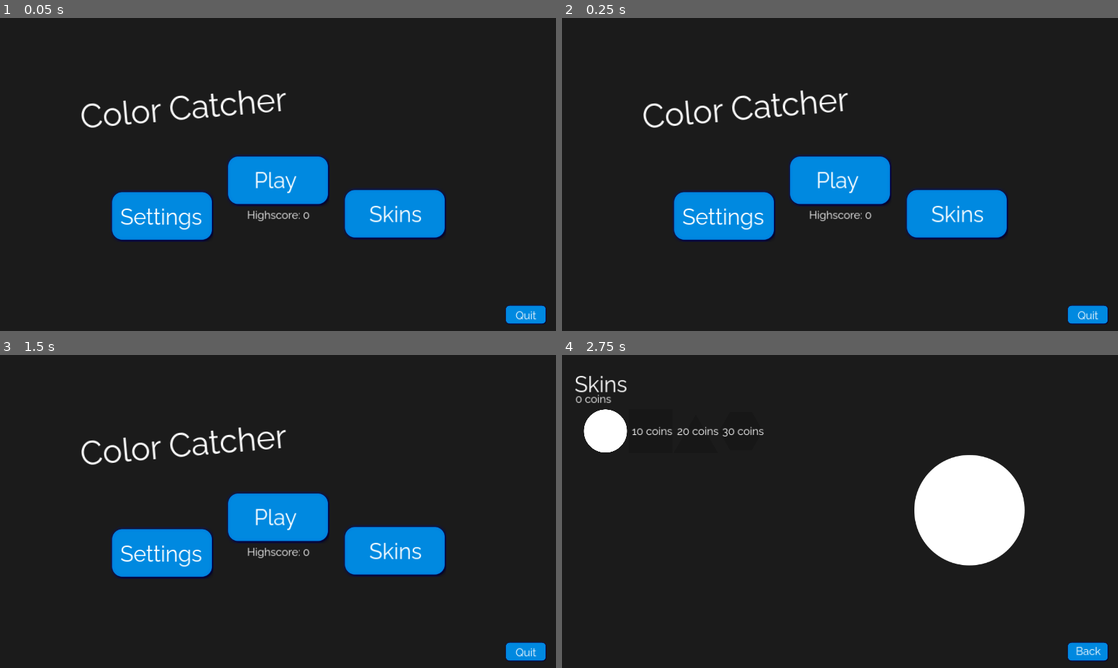
Above: before the commit, frames 1-4 (two rows, left to right).
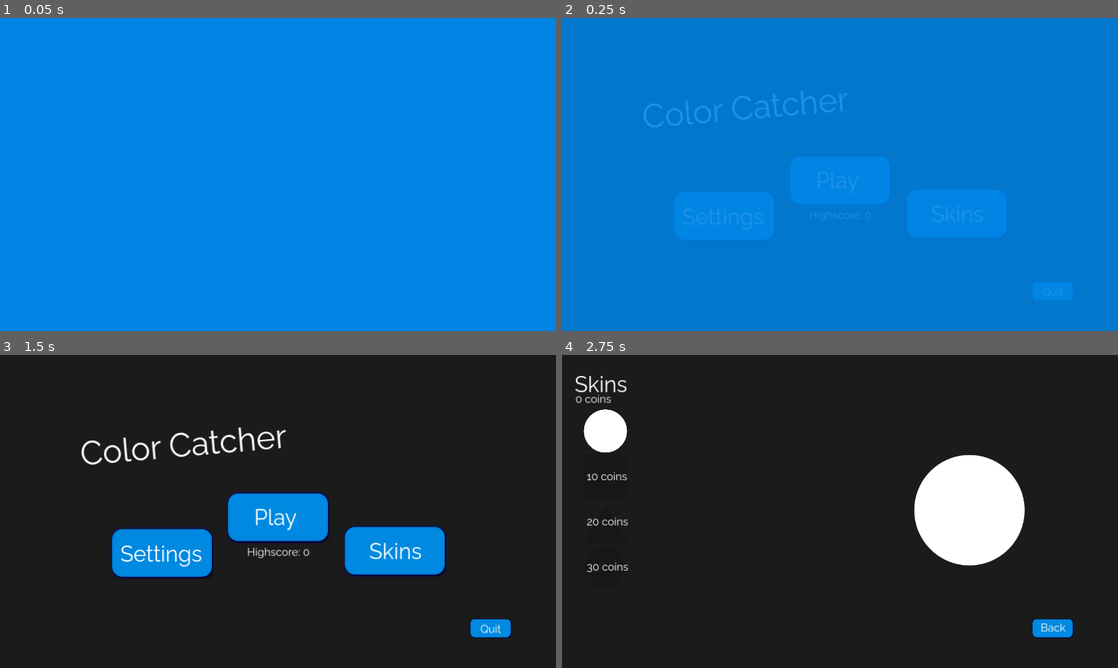
Above: after the commit, the same moments.

Repository: SkyDustGames/color-catcher
Game: Godot game, scene res://scenes/menu.tscn
Two runs of this game, one before a commit and one after it. Both use one fixed random seed, a clock stepped at 60 frames per second and the inputs below.
Inputs:
- Up to frame 1 (0.05 s): no input
- Up to frame 2 (0.25 s): no input
- Up to frame 3 (1.5 s): click "Settings" at 0.5 s; click "Back" at 1.25 s
- Up to frame 4 (2.75 s): click "Skins" at 2 s

The runs differ from the first frame. In frame 1, 92% of the frame differs, in the area x 0-100%, y 0-100%; in frame 2, 92%; in frame 3, 0.9%; in frame 4, 1.4%.

Commit message:
Add sound

Diff:
--- /dev/null
+++ b/default_bus_layout.tres
@@ -0,0 +1,15 @@
+[gd_resource type="AudioBusLayout" format=3 uid="uid://dehl5nj6bruwl"]
+
+[resource]
+bus/1/name = &"Music"
+bus/1/solo = false
+bus/1/mute = false
+bus/1/bypass_fx = false
+bus/1/volume_db = 0.0
+bus/1/send = &"Master"
+bus/2/name = &"Sound Effects"
+bus/2/solo = false
+bus/2/mute = false
+bus/2/bypass_fx = false
+bus/2/volume_db = 0.0
+bus/2/send = &"Master"
--- a/nodes/particle.tscn
+++ b/nodes/particle.tscn
@@ -10,7 +10,6 @@
 colors = PackedColorArray(1, 1, 1, 1, 1, 1, 1, 0)
 
 [node name="PowerupParticles" type="CPUParticles2D"]
-emitting = false
 amount = 100
 one_shot = true
 explosiveness = 1.0
--- a/nodes/powerups/heal.tscn
+++ b/nodes/powerups/heal.tscn
@@ -7,6 +7,7 @@
 process_mode = 1
 max_contacts_reported = 1
 contact_monitor = true
+angular_velocity = 4.36332
 script = ExtResource("1_tbr0l")
 
 [node name="Sprite2D" type="Sprite2D" parent="."]
--- a/nodes/powerups/speed.tscn
+++ b/nodes/powerups/speed.tscn
@@ -7,8 +7,10 @@
 process_mode = 1
 max_contacts_reported = 1
 contact_monitor = true
+angular_velocity = 4.36332
 script = ExtResource("1_5vqkm")
-increase = 10.0
+increase = 50.0
+max_speed = 800.0
 
 [node name="Sprite2D" type="Sprite2D" parent="."]
 scale = Vector2(0.25, 0.25)
--- /dev/null
+++ b/nodes/sound_manager.tscn
@@ -0,0 +1,51 @@
+[gd_scene load_steps=5 format=3 uid="uid://bslcf13kiywpp"]
+
+[ext_resource type="Script" path="res://scripts/SoundManager.gd" id="1_c52bd"]
+
+[sub_resource type="Animation" id="Animation_ny3fe"]
+resource_name = "RESET"
+length = 0.001
+tracks/0/type = "bezier"
+tracks/0/imported = false
+tracks/0/enabled = true
+tracks/0/path = NodePath("MusicPlayer:volume_db")
+tracks/0/interp = 1
+tracks/0/loop_wrap = true
+tracks/0/keys = {
+"handle_modes": PackedInt32Array(0),
+"points": PackedFloat32Array(-80, -0.25, 0, 0.25, 0),
+"times": PackedFloat32Array(0)
+}
+
+[sub_resource type="Animation" id="Animation_yrvaq"]
+resource_name = "fade"
+tracks/0/type = "bezier"
+tracks/0/imported = false
+tracks/0/enabled = true
+tracks/0/path = NodePath("MusicPlayer:volume_db")
+tracks/0/interp = 1
+tracks/0/loop_wrap = true
+tracks/0/keys = {
+"handle_modes": PackedInt32Array(0, 0),
+"points": PackedFloat32Array(-80, -0.25, 0, 0.25, 0, 0, -0.25, 0, 0.25, 0),
+"times": PackedFloat32Array(0, 1)
+}
+
+[sub_resource type="AnimationLibrary" id="AnimationLibrary_oouig"]
+_data = {
+"RESET": SubResource("Animation_ny3fe"),
+"fade": SubResource("Animation_yrvaq")
+}
+
+[node name="SoundManager" type="AudioListener2D"]
+script = ExtResource("1_c52bd")
+default = "the_cool_factor"
+
+[node name="MusicPlayer" type="AudioStreamPlayer2D" parent="."]
+volume_db = -80.0
+bus = &"Music"
+
+[node name="AnimationPlayer" type="AnimationPlayer" parent="."]
+libraries = {
+"": SubResource("AnimationLibrary_oouig")
+}
--- a/nodes/spawner.tscn
+++ b/nodes/spawner.tscn
@@ -8,6 +8,6 @@
 script = ExtResource("1_5yudy")
 time_decrease = 0.1
 min_time = 0.5
-powerup_chance = 0.5
+powerup_chance = 0.3
 
 [connection signal="timeout" from="." to="." method="_on_timeout"]
--- a/project.godot
+++ b/project.godot
@@ -15,15 +15,15 @@
 config/use_custom_user_dir=true
 config/custom_user_dir_name="SkyDust/ColorCatcher"
 config/features=PackedStringArray("4.1", "Mobile")
-boot_splash/bg_color=Color(0.137255, 0.184314, 0.490196, 1)
-boot_splash/image="res://sprites/logo.png"
-boot_splash/fullsize=false
+boot_splash/bg_color=Color(0, 0.517647, 0.898039, 1)
+boot_splash/show_image=false
 config/icon="res://sprites/icon.svg"
 
 [autoload]
 
 Global="*res://scripts/Global.gd"
 SceneTransition="*res://nodes/scene_transition.tscn"
+SoundManager="*res://nodes/sound_manager.tscn"
 
 [display]
 
--- a/scenes/menu.tscn
+++ b/scenes/menu.tscn
@@ -119,10 +119,10 @@
 
 [node name="Quit" type="TextureButton" parent="Main"]
 layout_mode = 0
-offset_left = 1163.0
-offset_top = 660.0
-offset_right = 1258.0
-offset_bottom = 705.0
+offset_left = 1082.0
+offset_top = 606.0
+offset_right = 1177.0
+offset_bottom = 651.0
 texture_normal = ExtResource("3_fjj4i")
 texture_pressed = ExtResource("4_3ja5v")
 texture_hover = ExtResource("5_s5q3h")
@@ -163,10 +163,10 @@
 
 [node name="Back" type="TextureButton" parent="Settings"]
 layout_mode = 0
-offset_left = 1163.0
-offset_top = 660.0
-offset_right = 1258.0
-offset_bottom = 705.0
+offset_left = 1082.0
+offset_top = 606.0
+offset_right = 1177.0
+offset_bottom = 651.0
 texture_normal = ExtResource("3_fjj4i")
 texture_pressed = ExtResource("4_3ja5v")
 texture_hover = ExtResource("5_s5q3h")
@@ -212,7 +212,6 @@
 offset_top = 125.0
 offset_right = 150.0
 offset_bottom = 225.0
-columns = 5
 
 [node name="Template" type="TextureButton" parent="Skins/GridContainer"]
 self_modulate = Color(0.0901961, 0.0901961, 0.0901961, 1)
@@ -258,10 +257,10 @@
 
 [node name="Back" type="TextureButton" parent="Skins"]
 layout_mode = 0
-offset_left = 1163.0
-offset_top = 660.0
-offset_right = 1258.0
-offset_bottom = 705.0
+offset_left = 1082.0
+offset_top = 606.0
+offset_right = 1177.0
+offset_bottom = 651.0
 texture_normal = ExtResource("3_fjj4i")
 texture_pressed = ExtResource("4_3ja5v")
 texture_hover = ExtResource("5_s5q3h")
--- a/scripts/Circle.gd
+++ b/scripts/Circle.gd
@@ -54,6 +54,7 @@
 		Global.save["score"] = highscore
 
 	scoreText.text = "Score: " + str(score)
+	SoundManager.play("collect")
 
 func heal():
 	if lives >= 3:
@@ -69,3 +70,5 @@
 		Global.save.coins += score
 		Global.write_save(Global.save)
 		SceneTransition.change_scene("res://scenes/game_over.tscn")
+		SoundManager.play_music("hush_hamlet")
+	SoundManager.play("explosion")
--- a/scripts/SceneTransition.gd
+++ b/scripts/SceneTransition.gd
@@ -1,4 +1,8 @@
 extends CanvasLayer
+
+func _ready():
+	var animation = $AnimationPlayer
+	animation.play_backwards("dissolve")
 
 func change_scene(target):
 	var animation = $AnimationPlayer
--- a/scripts/Shape.gd
+++ b/scripts/Shape.gd
@@ -9,7 +9,7 @@
 	rotation_degrees = randf_range(-PI, PI)
 
 func _process(_delta):
-	if position.y >= 700:
+	if position.y >= 1000:
 		queue_free()
 
 func handle_player_collision(player):
--- /dev/null
+++ b/scripts/SoundManager.gd
@@ -0,0 +1,38 @@
+extends AudioListener2D
+
+@onready var musicPlayer = $MusicPlayer
+@export var default: String
+var song: AudioStream
+
+func _ready():
+	play_music(default)
+
+func play_music(path):
+	if not path.ends_with(".mp3"):
+		path += ".mp3"
+
+	var newSong = load("res://audio/" + path)
+	var animation = $AnimationPlayer
+	animation.play_backwards("fade")
+	await animation.animation_finished
+	musicPlayer.stop()
+	musicPlayer.stream = newSong
+	musicPlayer.play()
+	animation.play("fade")
+
+	song = newSong
+
+func play(path):
+	if not path.ends_with(".wav"):
+		path += ".wav"
+
+	var sound = load("res://audio/" + path)
+	var player = AudioStreamPlayer2D.new()
+	player.pitch_scale = randf_range(1.0, 1.5)
+	player.bus = "Sound Effects"
+	player.stream = sound
+	add_child(player)
+	player.play()
+
+	await player.finished
+	player.queue_free()
--- a/scripts/powerups/Powerup.gd
+++ b/scripts/powerups/Powerup.gd
@@ -7,7 +7,7 @@
 	rotation_degrees = randf_range(-PI, PI)
 
 func _process(_delta):
-	if position.y >= 700:
+	if position.y >= 1000:
 		queue_free()
 
 func _handle_player_collision(_player):
@@ -16,6 +16,7 @@
 func _on_body_entered(body):
 	if body.name == "Circle":
 		_handle_player_collision(body)
+		SoundManager.play("powerup")
 
 		var instance = particle.instantiate()
 		instance.position = position
--- a/scripts/powerups/SpeedPowerup.gd
+++ b/scripts/powerups/SpeedPowerup.gd
@@ -1,6 +1,9 @@
 extends Powerup
 
 @export var increase: float
+@export var max_speed: float
 
 func _handle_player_collision(player):
 	player.speed += increase
+	if player.speed > max_speed:
+		player.speed = max_speed
--- a/scripts/ui/Menu.gd
+++ b/scripts/ui/Menu.gd
@@ -10,16 +10,22 @@
 		control.hide()
 
 func play():
+	SoundManager.play_music("old_tricks")
+	SoundManager.play("select")
 	SceneTransition.change_scene("res://scenes/game.tscn")
 
 func back_to_menu():
+	SoundManager.play_music("the_cool_factor")
+	SoundManager.play("select")
 	SceneTransition.change_scene("res://scenes/menu.tscn")
 
 func quit():
+	SoundManager.play("select")
 	Global.write_save(Global.save)
 	tree.quit(0)
 
 func change_active(new: Control):
+	SoundManager.play("select")
 	if active != null:
 		active.set_process(false)
 		active.hide()
--- a/scripts/ui/Settings.gd
+++ b/scripts/ui/Settings.gd
@@ -1,4 +1,5 @@
 extends Control
 
 func back():
+	SoundManager.play("select")
 	$"..".change_active($"../Main")
--- a/scripts/ui/Skins.gd
+++ b/scripts/ui/Skins.gd
@@ -21,6 +21,7 @@
 }
 
 func back():
+	SoundManager.play("select")
 	$"..".change_active($"../Main")
 
 func _ready():
@@ -41,6 +42,7 @@
 		instance.texture_focused = skins[skin].sprite
 
 		instance.pressed.connect(func():
+			SoundManager.play("select")
 			if Global.save["skins"].has(str(index)):
 				Global.skin = skins[skin].sprite
 				Global.save.skin = skin
@@ -67,6 +69,6 @@
 		grid.add_child(instance)
 		index += 1
 
-	display.texture = skins[Global.save.skin].sprite
+	display.texture = Global.skin
 	coins.text = str(Global.save.coins) + " coins"
 	template.queue_free()
Not shown, added: audio/collect.wav.import
Not shown, added: audio/explosion.wav.import
Not shown, added: audio/hush_hamlet.mp3.import
Not shown, added: audio/old_tricks.mp3.import
Not shown, added: audio/powerup.wav.import
Not shown, added: audio/select.wav.import
Not shown, added: audio/switch_shape.wav.import
Not shown, added: audio/the_cool_factor.mp3.import
Binary file removed: sprites/logo.png
Not shown, removed: sprites/logo.png.import
Not shown, added: audio/collect.wav
Not shown, added: audio/explosion.wav
(and 6 more such lines)
